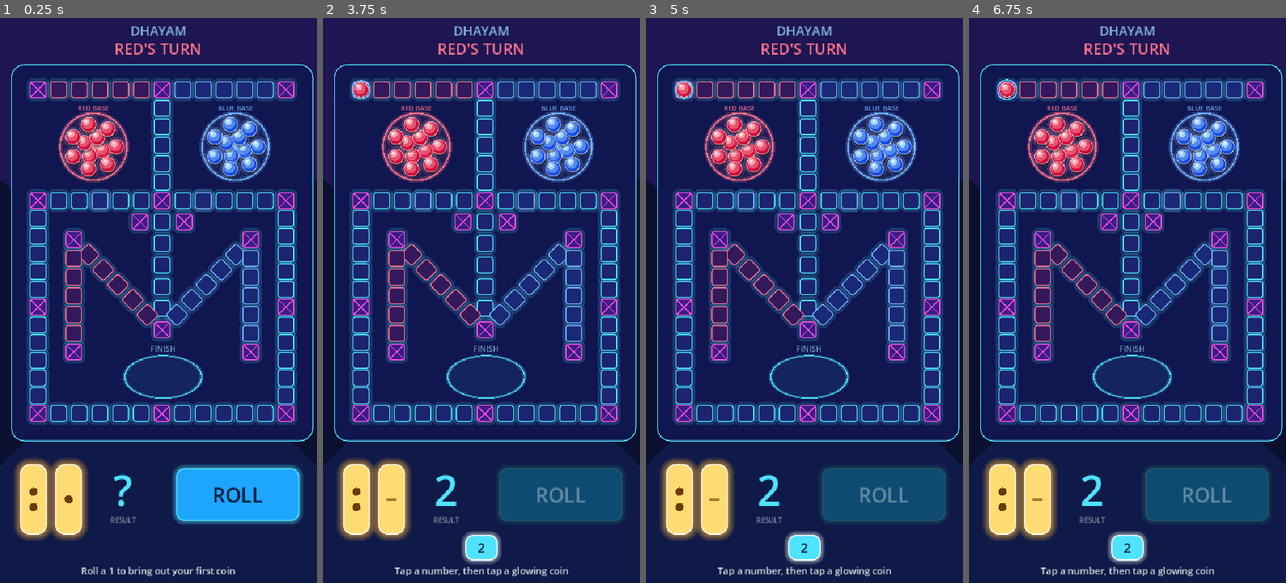
Above: before the commit, frames 1-4 (left to right).
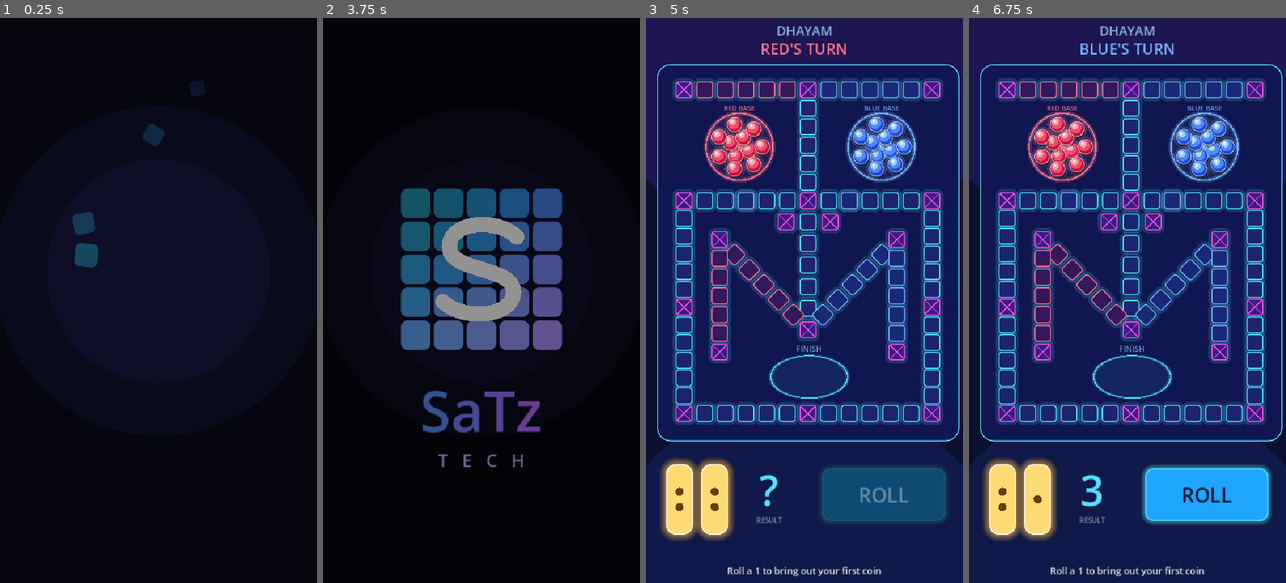
Above: after the commit, the same moments.

Repository: crazyvenom/Dhayam
Game: Godot game, scene res://intro.tscn
The game is run twice, just before and just after one commit, with the same random seed, the same clock (stepped at 60 frames per second) and the same inputs. Before the commit the project starts from res://main.tscn.
Inputs (mouse positions are in pixels of both pictures, inside the frame that each line leads up to):
- Up to frame 1 (0.25 s): no input
- Up to frame 2 (3.75 s): click (560, 492) at 0.5 s, where only the run before the commit has a clickable "ROLL"; move the mouse to (551, 272) at 1.27 s; click (551, 272) at 1.42 s; click (560, 492) at 2 s, where only the run before the commit has a clickable "ROLL"; move the mouse to (418, 328) at 2.77 s; click (418, 328) at 2.92 s; click (481, 549) at 3.5 s, where only the run before the commit has a clickable "2"
- Up to frame 3 (5 s): click (883, 492) at 4.25 s, where only the run after the commit has a clickable "ROLL"
- Up to frame 4 (6.75 s): click (1127, 549) at 5 s, where only the run before the commit has a clickable "2"; click (1127, 549) at 5.75 s, where only the run before the commit has a clickable "2"; tap A at 6.5 s; move the mouse to (1159, 176) at 6.52 s; click (1159, 176) at 6.67 s

The runs differ from the first frame. In frame 1, 99% of the frame differs, in the area x 0-100%, y 0-100%; in frame 2, 99%; in frame 3, 1.5%; in frame 4, 6.1%.

Commit message:
Add in-game sound effects, SaTz Tech Assemble intro, sound lab page

Diff:
--- /dev/null
+++ b/game/intro.tscn
@@ -0,0 +1,6 @@
+[gd_scene load_steps=2 format=3]
+
+[ext_resource type="Script" path="res://scripts/intro.gd" id="1"]
+
+[node name="Intro" type="Node2D"]
+script = ExtResource("1")
--- a/game/project.godot
+++ b/game/project.godot
@@ -4,7 +4,7 @@
 [application]
 
 config/name="Dhayam"
-run/main_scene="res://main.tscn"
+run/main_scene="res://intro.tscn"
 config/features=PackedStringArray("4.7")
 
 [display]
--- /dev/null
+++ b/game/scripts/intro.gd
@@ -0,0 +1,133 @@
+extends Node2D
+## SaTz Tech studio intro ("Assemble"): coloured tiles fly in and lock into a badge,
+## the S appears, the name slides up, then the game starts. No skip: it is only a few seconds.
+
+const TILE: float = 50.0
+const GAP: float = 6.0
+const ORIGIN: Vector2 = Vector2(133.0, 290.0)   # top-left corner of the 5 x 5 badge
+const HOLD_SECONDS: float = 3.6                 # when the fade-out to the game begins
+
+var _glyph: Line2D
+var _name: RichTextLabel
+var _tech: Label
+
+
+func _ready() -> void:
+	if OS.has_environment("DHAYAM_SKIP_INTRO"):
+		_go.call_deferred()
+		return
+	_build()
+	# Intro sound: plays if audio/intro.wav exists (the chosen sting is copied there)
+	if ResourceLoader.exists("res://audio/intro.wav"):
+		var player: AudioStreamPlayer = AudioStreamPlayer.new()
+		player.stream = load("res://audio/intro.wav")
+		player.volume_db = -3.0
+		add_child(player)
+		player.play()
+	if OS.has_environment("DHAYAM_INTRO_SHOT"):
+		var secs: float = float(OS.get_environment("DHAYAM_SECONDS")) if OS.has_environment("DHAYAM_SECONDS") else 2.0
+		await get_tree().create_timer(secs).timeout
+		get_viewport().get_texture().get_image().save_png(OS.get_environment("DHAYAM_INTRO_SHOT"))
+		get_tree().quit()
+		return
+	await get_tree().create_timer(HOLD_SECONDS).timeout
+	var tw: Tween = create_tween()
+	tw.tween_property(self, "modulate", Color(0, 0, 0, 1), 0.35)
+	await tw.finished
+	_go()
+
+
+func _draw() -> void:
+	draw_rect(Rect2(0, 0, 540, 960), Color(0.02, 0.024, 0.05))
+	draw_circle(Vector2(270, 430), 280.0, Color(0.30, 0.35, 1.0, 0.06))
+	draw_circle(Vector2(270, 430), 190.0, Color(0.45, 0.35, 1.0, 0.05))
+
+
+func _build() -> void:
+	# 25 tiles that fly in from random places and lock into a 5 x 5 badge
+	for i in 25:
+		var col: int = i % 5
+		var row: int = int(i / 5.0)
+		var tile: Panel = Panel.new()
+		tile.size = Vector2(TILE, TILE)
+		tile.pivot_offset = Vector2(TILE, TILE) / 2.0
+		var sb: StyleBoxFlat = StyleBoxFlat.new()
+		sb.bg_color = Color.from_ok_hsl((220.0 + col * 10.0 + row * 8.0) / 360.0, 0.85, 0.55 + row * 0.03)
+		sb.set_corner_radius_all(11)
+		tile.add_theme_stylebox_override("panel", sb)
+		var target: Vector2 = ORIGIN + Vector2(col, row) * (TILE + GAP)
+		tile.position = target + Vector2(randf_range(-300.0, 300.0), randf_range(-480.0, 480.0))
+		tile.rotation = deg_to_rad(randf_range(-180.0, 180.0))
+		tile.scale = Vector2(0.3, 0.3)
+		tile.modulate.a = 0.0
+		add_child(tile)
+		var d: float = 0.1 + i * 0.035
+		var tw: Tween = create_tween().set_parallel(true)
+		tw.tween_property(tile, "position", target, 0.9).set_delay(d).set_trans(Tween.TRANS_EXPO).set_ease(Tween.EASE_OUT)
+		tw.tween_property(tile, "rotation", 0.0, 0.9).set_delay(d).set_trans(Tween.TRANS_EXPO).set_ease(Tween.EASE_OUT)
+		tw.tween_property(tile, "scale", Vector2.ONE, 0.9).set_delay(d).set_trans(Tween.TRANS_EXPO).set_ease(Tween.EASE_OUT)
+		tw.tween_property(tile, "modulate:a", 1.0, 0.35).set_delay(d)
+
+	# The white S drawn over the badge
+	_glyph = Line2D.new()
+	_glyph.points = _s_points()
+	_glyph.width = 26.0
+	_glyph.default_color = Color.WHITE
+	_glyph.joint_mode = Line2D.LINE_JOINT_ROUND
+	_glyph.begin_cap_mode = Line2D.LINE_CAP_ROUND
+	_glyph.end_cap_mode = Line2D.LINE_CAP_ROUND
+	_glyph.antialiased = true
+	_glyph.modulate.a = 0.0
+	add_child(_glyph)
+	create_tween().tween_property(_glyph, "modulate:a", 1.0, 0.5).set_delay(1.7)
+
+	# Name and "TECH"
+	_name = RichTextLabel.new()
+	_name.bbcode_enabled = true
+	_name.scroll_active = false
+	_name.text = "[center][color=#5b8cff]S[/color][color=#7a80ff]a[/color][color=#9a74ff]T[/color][color=#b46bff]z[/color][/center]"
+	_name.size = Vector2(540, 120)
+	_name.position = Vector2(0, 630)
+	_name.add_theme_font_size_override("normal_font_size", 96)
+	_name.modulate.a = 0.0
+	add_child(_name)
+	var tn: Tween = create_tween().set_parallel(true)
+	tn.tween_property(_name, "modulate:a", 1.0, 0.6).set_delay(2.1)
+	tn.tween_property(_name, "position:y", 600.0, 0.6).set_delay(2.1).set_trans(Tween.TRANS_CUBIC).set_ease(Tween.EASE_OUT)
+
+	_tech = Label.new()
+	_tech.text = "T   E   C   H"
+	_tech.horizontal_alignment = HORIZONTAL_ALIGNMENT_CENTER
+	_tech.size = Vector2(540, 40)
+	_tech.position = Vector2(0, 755)
+	_tech.add_theme_font_size_override("font_size", 30)
+	_tech.add_theme_color_override("font_color", Color(0.67, 0.71, 1.0))
+	_tech.modulate.a = 0.0
+	add_child(_tech)
+	var tt: Tween = create_tween().set_parallel(true)
+	tt.tween_property(_tech, "modulate:a", 1.0, 0.6).set_delay(2.4)
+	tt.tween_property(_tech, "position:y", 730.0, 0.6).set_delay(2.4).set_trans(Tween.TRANS_CUBIC).set_ease(Tween.EASE_OUT)
+
+
+## The S shape, built from three curves, scaled to fit the badge.
+func _s_points() -> PackedVector2Array:
+	var segs: Array = [
+		[Vector2(72, 30), Vector2(60, 18), Vector2(30, 20), Vector2(30, 36)],
+		[Vector2(30, 36), Vector2(30, 52), Vector2(70, 48), Vector2(70, 64)],
+		[Vector2(70, 64), Vector2(70, 80), Vector2(38, 82), Vector2(26, 70)],
+	]
+	var pts: PackedVector2Array = PackedVector2Array()
+	var g: float = (TILE * 5.0 + GAP * 4.0) / 100.0
+	for s in segs:
+		for i in 21:
+			if pts.size() > 0 and i == 0:
+				continue
+			var t: float = i / 20.0
+			var u: float = 1.0 - t
+			var p: Vector2 = s[0] * u * u * u + s[1] * 3.0 * u * u * t + s[2] * 3.0 * u * t * t + s[3] * t * t * t
+			pts.append(ORIGIN + p * g)
+	return pts
+
+
+func _go() -> void:
+	get_tree().change_scene_to_file("res://main.tscn")
--- a/game/scripts/main.gd
+++ b/game/scripts/main.gd
@@ -19,9 +19,12 @@
 var stick2: StickView
 var selected: int = -1       # index into gs.collected
 var busy: bool = false
+var sfx: Sfx
 
 
 func _ready() -> void:
+	sfx = Sfx.new()
+	add_child(sfx)
 	board = BoardView.new()
 	board.gs = gs
 	board.position = BOARD_POS
@@ -37,6 +40,9 @@
 	_build_ui()
 	_refresh_all(false)
 	_begin_turn()
+	# Fade in from black (the intro fades out to black)
+	modulate = Color(0, 0, 0, 1)
+	create_tween().tween_property(self, "modulate", Color.WHITE, 0.5)
 	# Developer test modes (only active when these environment variables are set)
 	if OS.has_environment("DHAYAM_AUTOPLAY"):
 		Engine.time_scale = 8.0
@@ -230,8 +236,12 @@
 		if to == gs.n_sq:
 			path.append(Routes.home_slot(team, c))
 	var tw: Tween = create_tween()
+	if from == -1:
+		sfx.play("coin_out")
 	for p in path:
 		tw.tween_property(coin, "position", p, 0.09)
+		if from != -1:
+			tw.tween_callback(sfx.play.bind("step", randf_range(0.95, 1.1)))
 	await tw.finished
 	coin.z_index = 0
 
@@ -258,6 +268,7 @@
 		return
 	busy = true
 	roll_btn.disabled = true
+	sfx.play("dice_roll")
 	for i in 9:
 		stick1.set_value(randi() % 4)
 		stick2.set_value(randi() % 4)
@@ -273,22 +284,26 @@
 	var out: Dictionary = gs.on_roll(v)
 	var kind: String = out["kind"]
 	if kind == "fail_locked":
+		sfx.play("fail")
 		_set_status("Not a 1 - the turn passes")
 		await get_tree().create_timer(1.2).timeout
 		gs.next_turn()
 		_begin_turn()
 	elif kind == "unlock":
+		sfx.play_result(v)
 		_set_status("A 1! Your first coin is out - roll again")
 		await _anim_move(gs.turn, out["coin"], -1, 0)
 		_refresh_all(true)
 		busy = false
 		roll_btn.disabled = false
 	elif kind == "more":
+		sfx.play_result(v)
 		_set_status("%d - bonus roll! Roll again" % v)
 		_refresh_chips()
 		busy = false
 		roll_btn.disabled = false
 	else:
+		sfx.play_result(v)
 		_refresh_chips()
 		await _enter_spend()
 
@@ -329,6 +344,7 @@
 	if busy or gs.phase != "spend" or i >= gs.collected.size():
 		return
 	if _has_legal_for(gs.collected[i]):
+		sfx.play("tick")
 		selected = i
 		_refresh_chips()
 		_update_movable()
@@ -368,8 +384,14 @@
 	_refresh_chips()
 	await _anim_move(team, c, res["from"], res["to"])
 	var captured: Array = res["captured"]
+	var landed: int = res["to"]
 	if captured.size() > 0:
+		sfx.play("capture")
 		_set_status("Captured %d coin(s)! You get a bonus roll" % captured.size())
+	elif landed == gs.n_sq:
+		sfx.play("finish")
+	elif landed >= 0 and gs.safe.has(gs.keys[team][landed]):
+		sfx.play("safe")
 	_refresh_all(true)
 	await get_tree().create_timer(0.35).timeout
 	if gs.winner >= 0:
@@ -404,6 +426,7 @@
 
 func _show_win() -> void:
 	busy = true
+	sfx.play("win")
 	var is_red: bool = gs.winner == 0
 	var col: Color = RED_COL if is_red else BLUE_COL
 	var shade: ColorRect = ColorRect.new()
--- /dev/null
+++ b/game/scripts/sfx.gd
@@ -0,0 +1,50 @@
+class_name Sfx
+extends Node
+## Plays the game's sound effects (files are generated by tools/synth_sounds.gd).
+
+const NAMES: Array = [
+	"dice_roll", "step", "coin_out", "capture", "safe", "finish",
+	"roll_normal", "roll_1", "roll_5", "roll_6", "roll_12", "fail", "win", "tick",
+]
+## Volume of each sound in dB (all files are normalised, so this sets the mix).
+const VOLUME: Dictionary = {
+	"dice_roll": -4.0, "step": -9.0, "coin_out": -5.0, "capture": -2.0, "safe": -5.0,
+	"finish": -4.0, "roll_normal": -6.0, "roll_1": -3.0, "roll_5": -3.0, "roll_6": -3.0,
+	"roll_12": -1.0, "fail": -5.0, "win": -1.0, "tick": -10.0,
+}
+
+var muted: bool = false
+var _streams: Dictionary = {}
+var _players: Array = []
+var _next: int = 0
+
+
+func _ready() -> void:
+	for n in NAMES:
+		var path: String = "res://audio/%s.wav" % n
+		if ResourceLoader.exists(path):
+			_streams[n] = load(path)
+	for i in 10:
+		var p: AudioStreamPlayer = AudioStreamPlayer.new()
+		add_child(p)
+		_players.append(p)
+
+
+func play(sound: String, pitch: float = 1.0) -> void:
+	if muted or not _streams.has(sound):
+		return
+	var p: AudioStreamPlayer = _players[_next]
+	_next = (_next + 1) % _players.size()
+	p.stream = _streams[sound]
+	p.volume_db = VOLUME.get(sound, 0.0)
+	p.pitch_scale = pitch
+	p.play()
+
+
+## The sound for a dice result: 1, 5, 6 and 12 each have their own; everything else is a soft tok.
+func play_result(v: int) -> void:
+	match v:
+		1, 5, 6, 12:
+			play("roll_%d" % v)
+		_:
+			play("roll_normal")
--- /dev/null
+++ b/game/tools/synth_sounds.gd
@@ -0,0 +1,393 @@
+extends SceneTree
+## Generates every Dhayam sound effect as a .wav file (no outside assets, no licensing).
+## Run:  Godot --headless --path game --script res://tools/synth_sounds.gd
+## Writes in-game sounds to game/audio and audition copies to mockups/sounds.
+
+const RATE: int = 44100
+const C5 := 523.25
+const D5 := 587.33
+const E5 := 659.25
+const G5 := 783.99
+const A5 := 880.0
+const C6 := 1046.5
+const D6 := 1174.66
+const E6 := 1318.5
+const G6 := 1568.0
+const A6 := 1760.0
+const B6 := 1975.5
+const C7 := 2093.0
+const E7 := 2637.0
+const G7 := 3136.0
+
+var game_dir: String
+var mock_dir: String
+
+
+func _init() -> void:
+	game_dir = ProjectSettings.globalize_path("res://audio")
+	mock_dir = ProjectSettings.globalize_path("res://").path_join("../mockups/sounds").simplify_path()
+	DirAccess.make_dir_recursive_absolute(game_dir)
+	DirAccess.make_dir_recursive_absolute(mock_dir)
+
+	# ---- in-game sounds ----
+	game("dice_roll", s_dice_roll())
+	game("step", s_step())
+	game("coin_out", s_coin_out())
+	game("capture", s_capture())
+	game("safe", s_safe())
+	game("finish", s_finish())
+	game("roll_normal", s_roll_normal())
+	game("roll_1", s_roll_1())
+	game("roll_5", s_roll_5())
+	game("roll_6", s_roll_6())
+	game("roll_12", s_roll_12())
+	game("fail", s_fail())
+	game("win", s_win())
+	game("tick", s_tick())
+
+	# ---- intro sting options (timeline: tiles fly 0.1-2.0s, S at 1.7s, name 2.1s, TECH 2.4s) ----
+	save(intro_a(), mock_dir.path_join("intro_a.wav"))
+	save(intro_b(), mock_dir.path_join("intro_b.wav"))
+	save(intro_c(), mock_dir.path_join("intro_c.wav"))
+	save(intro_d(), mock_dir.path_join("intro_d.wav"))
+	save(intro_e(), mock_dir.path_join("intro_e.wav"))
+	print("done")
+	quit()
+
+
+# ------------------------------------------------------------------ building blocks
+
+func buf(sec: float) -> PackedFloat32Array:
+	var b: PackedFloat32Array = PackedFloat32Array()
+	b.resize(int(sec * RATE))
+	return b
+
+
+## A pitched tone. f1 >= 0 glides from f0 to f1. Envelope: quick attack, exponential decay.
+func tone(b: PackedFloat32Array, start: float, dur: float, f0: float, vol: float, wave: String = "sine",
+		f1: float = -1.0, attack: float = 0.004, decay_k: float = 6.0) -> void:
+	var s0: int = int(start * RATE)
+	var n: int = int(dur * RATE)
+	var phase: float = 0.0
+	for i in n:
+		var idx: int = s0 + i
+		if idx >= b.size():
+			break
+		var t: float = float(i) / RATE
+		var u: float = float(i) / float(n)
+		var f: float = f0 if f1 < 0.0 else lerpf(f0, f1, u)
+		phase += TAU * f / RATE
+		var w: float = 0.0
+		match wave:
+			"tri":
+				w = asin(sin(phase)) * 2.0 / PI
+			"square":
+				w = 1.0 if sin(phase) > 0.0 else -1.0
+			"saw":
+				w = fposmod(phase / TAU, 1.0) * 2.0 - 1.0
+			_:
+				w = sin(phase)
+		var env: float = minf(t / attack, 1.0) * exp(-decay_k * u)
+		b[idx] += w * env * vol
+
+
+## Noise burst. lp0..lp1 = brightness (1 = hiss, small = dark rumble), glides over the burst.
+func noise(b: PackedFloat32Array, start: float, dur: float, vol: float, lp0: float = 1.0,
+		decay_k: float = 6.0, hp: bool = false, lp1: float = -1.0, rise: bool = false) -> void:
+	var s0: int = int(start * RATE)
+	var n: int = int(dur * RATE)
+	var y: float = 0.0
+	for i in n:
+		var idx: int = s0 + i
+		if idx >= b.size():
+			break
+		var u: float = float(i) / float(n)
+		var lp: float = lp0 if lp1 < 0.0 else lerpf(lp0, lp1, u)
+		var x: float = randf() * 2.0 - 1.0
+		y += (x - y) * lp
+		var out: float = (x - y) if hp else y
+		var env: float = (u if rise else 1.0) * exp(-decay_k * u) if not rise else pow(u, 1.5)
+		if not rise:
+			env = minf(float(i) / 80.0, 1.0) * exp(-decay_k * u)
+		b[idx] += out * env * vol
+
+
+func bell(b: PackedFloat32Array, start: float, f: float, vol: float, dur: float = 0.7, k: float = 5.0) -> void:
+	tone(b, start, dur, f, vol, "sine", -1.0, 0.002, k)
+	tone(b, start, dur * 0.6, f * 2.76, vol * 0.25, "sine", -1.0, 0.002, k * 1.6)
+	tone(b, start, dur * 0.4, f * 5.4, vol * 0.10, "sine", -1.0, 0.002, k * 2.5)
+
+
+func knock(b: PackedFloat32Array, start: float, vol: float, pitch: float = 1.0) -> void:
+	tone(b, start, 0.06, 380.0 * pitch, vol, "sine", 160.0 * pitch, 0.001, 7.0)
+	noise(b, start, 0.012, vol * 0.5, 0.5, 5.0, true)
+
+
+func echo(b: PackedFloat32Array, delay: float, fb: float) -> void:
+	var d: int = int(delay * RATE)
+	for i in range(d, b.size()):
+		b[i] += b[i - d] * fb
+
+
+func save(b: PackedFloat32Array, path: String, target_peak: float = 0.85) -> void:
+	var peak: float = 0.0001
+	var sum_sq: float = 0.0
+	for v in b:
+		peak = maxf(peak, absf(v))
+		sum_sq += v * v
+	var g: float = target_peak / peak
+	var n: int = b.size()
+	var fade: int = int(0.004 * RATE)
+	var bytes: PackedByteArray = PackedByteArray()
+	bytes.resize(n * 2)
+	for i in n:
+		var v: float = b[i] * g
+		if i > n - fade:
+			v *= float(n - i) / float(fade)
+		bytes.encode_s16(i * 2, clampi(int(v * 32767.0), -32768, 32767))
+	var wav: AudioStreamWAV = AudioStreamWAV.new()
+	wav.format = AudioStreamWAV.FORMAT_16_BITS
+	wav.mix_rate = RATE
+	wav.stereo = false
+	wav.data = bytes
+	wav.save_to_wav(path)
+	print("%s  %.2fs  rms %.3f" % [path.get_file(), float(n) / RATE, sqrt(sum_sq / n) * g])
+
+
+func game(sound_name: String, b: PackedFloat32Array) -> void:
+	save(b, game_dir.path_join(sound_name + ".wav"))
+	save(b, mock_dir.path_join("game_" + sound_name + ".wav"))
+
+
+# ------------------------------------------------------------------ in-game sounds
+
+## Two wooden sticks rattling in the hand, then settling.
+func s_dice_roll() -> PackedFloat32Array:
+	seed(11)
+	var b: PackedFloat32Array = buf(1.0)
+	noise(b, 0.0, 0.7, 0.10, 0.22, 2.5)
+	for k in 18:
+		var x: float = float(k) / 18.0
+		var t: float = 0.02 + 0.8 * pow(x, 1.7) + randf() * 0.012
+		knock(b, t, 0.9 - 0.45 * x, randf_range(0.8, 1.35))
+	return b
+
+
+## One footstep of a coin on a square: a short wooden tok.
+func s_step() -> PackedFloat32Array:
+	seed(12)
+	var b: PackedFloat32Array = buf(0.09)
+	tone(b, 0.0, 0.07, 620.0, 1.0, "sine", 340.0, 0.001, 8.0)
+	noise(b, 0.0, 0.008, 0.35, 0.6, 5.0, true)
+	return b
+
+
+## A coin popping out of the base.
+func s_coin_out() -> PackedFloat32Array:
+	var b: PackedFloat32Array = buf(0.3)
+	tone(b, 0.0, 0.14, 300.0, 0.9, "sine", 950.0, 0.003, 4.0)
+	bell(b, 0.1, C7, 0.35, 0.18, 7.0)
+	return b
+
+
+## A capture: whoosh, thud and a falling tone.
+func s_capture() -> PackedFloat32Array:
+	seed(13)
+	var b: PackedFloat32Array = buf(0.8)
+	noise(b, 0.0, 0.55, 0.65, 0.9, 3.5, false, 0.05)
+	tone(b, 0.0, 0.45, 150.0, 1.0, "sine", 48.0, 0.002, 4.5)
+	tone(b, 0.0, 0.45, 640.0, 0.35, "saw", 110.0, 0.002, 5.0)
+	noise(b, 0.0, 0.025, 0.7, 1.0, 5.0, true)
+	return b
+
+
+## Landing on a safe X square: a two-note sparkle.
+func s_safe() -> PackedFloat32Array:
+	var b: PackedFloat32Array = buf(0.7)
+	bell(b, 0.0, E6, 0.7, 0.6, 5.0)
+	bell(b, 0.09, B6, 0.55, 0.55, 5.0)
+	bell(b, 0.18, E7, 0.35, 0.5, 6.0)
+	return b
+
+
+## A coin reaching the finish oval: a rising arpeggio.
+func s_finish() -> PackedFloat32Array:
+	var b: PackedFloat32Array = buf(0.9)
+	var notes: Array = [C5, E5, G5, C6]
+	for i in notes.size():
+		tone(b, i * 0.085, 0.3, notes[i], 0.6, "tri", -1.0, 0.003, 4.5)
+	bell(b, 0.34, C7, 0.6, 0.55, 4.5)
+	bell(b, 0.34, G6, 0.35, 0.55, 4.5)
+	return b
+
+
+## 2, 3 or 4: a soft low tok, no bonus.
+func s_roll_normal() -> PackedFloat32Array:
+	var b: PackedFloat32Array = buf(0.18)
+	tone(b, 0.0, 0.15, 270.0, 0.8, "sine", 190.0, 0.002, 6.0)
+	return b
+
+
+## 1: a single bright ding.
+func s_roll_1() -> PackedFloat32Array:
+	var b: PackedFloat32Array = buf(0.7)
+	tone(b, 0.0, 0.06, 800.0, 0.35, "sine", 1568.0, 0.002, 3.0)
+	bell(b, 0.04, G6, 0.9, 0.6, 5.0)
+	return b
+
+
+## 5: two rising notes, "ba-ding".
+func s_roll_5() -> PackedFloat32Array:
+	var b: PackedFloat32Array = buf(0.85)
+	bell(b, 0.0, C6, 0.75, 0.4, 6.5)
+	bell(b, 0.13, G6, 0.9, 0.65, 5.0)
+	return b
+
+
+## 6: three rising notes, an arpeggio.
+func s_roll_6() -> PackedFloat32Array:
+	var b: PackedFloat32Array = buf(1.0)
+	bell(b, 0.0, C6, 0.7, 0.4, 6.5)
+	bell(b, 0.1, E6, 0.8, 0.4, 6.0)
+	bell(b, 0.2, G6, 0.9, 0.7, 4.5)
+	return b
+
+
+## 12: a big fanfare with shimmer: the jackpot.
+func s_roll_12() -> PackedFloat32Array:
+	seed(14)
+	var b: PackedFloat32Array = buf(1.6)
+	var notes: Array = [C5, E5, G5, C6, E6, G6]
+	for i in notes.size():
+		tone(b, i * 0.07, 0.35, notes[i], 0.55, "square", -1.0, 0.003, 5.5)
+		bell(b, i * 0.07, notes[i] * 2.0, 0.35, 0.5, 5.0)
+	var t0: float = 0.45
+	bell(b, t0, C6, 0.9, 1.1, 3.0)
+	bell(b, t0, E6, 0.8, 1.1, 3.0)
+	bell(b, t0, G6, 0.8, 1.1, 3.0)
+	bell(b, t0, C7, 0.9, 1.1, 3.0)
+	noise(b, t0, 0.9, 0.18, 0.9, 3.0, true)
+	tone(b, t0, 0.8, 130.0, 0.5, "sine", -1.0, 0.004, 3.0)
+	return b
+
+
+## Nothing happened (turn passes).
+func s_fail() -> PackedFloat32Array:
+	var b: PackedFloat32Array = buf(0.45)
+	tone(b, 0.0, 0.18, 330.0, 0.9, "tri", 290.0, 0.003, 4.0)
+	tone(b, 0.17, 0.28, 262.0, 0.9, "tri", 196.0, 0.003, 4.0)
+	return b
+
+
+## Victory jingle.
+func s_win() -> PackedFloat32Array:
+	seed(15)
+	var b: PackedFloat32Array = buf(2.4)
+	var notes: Array = [C5, E5, G5, C6]
+	for i in notes.size():
+		tone(b, i * 0.13, 0.4, notes[i], 0.6, "tri", -1.0, 0.004, 4.0)
+		bell(b, i * 0.13, notes[i] * 2.0, 0.4, 0.5, 5.0)
+	var t0: float = 0.6
+	for f in [C6, E6, G6, C7, E7]:
+		bell(b, t0, f, 0.7, 1.6, 2.2)
+	bell(b, t0 + 0.35, G7, 0.5, 1.2, 2.5)
+	noise(b, t0, 1.2, 0.12, 0.9, 2.5, true)
+	tone(b, t0, 1.4, 131.0, 0.5, "sine", -1.0, 0.005, 2.5)
+	return b
+
+
+## Small UI tick.
+func s_tick() -> PackedFloat32Array:
+	var b: PackedFloat32Array = buf(0.06)
+	tone(b, 0.0, 0.04, 1300.0, 0.8, "sine", -1.0, 0.001, 7.0)
+	return b
+
+
+# ------------------------------------------------------------------ intro sting options (3.6 s)
+
+func landing(i: int) -> float:
+	return 0.1 + i * 0.035 + 0.5   # when tile i locks into place
+
+
+## A. Whoosh & Lock: tiles whoosh in and click into place, deep boom and shimmer on the logo.
+func intro_a() -> PackedFloat32Array:
+	seed(21)
+	var b: PackedFloat32Array = buf(3.6)
+	noise(b, 0.05, 1.6, 0.55, 0.03, 1.0, false, 0.5, true)
+	for i in 25:
+		tone(b, landing(i), 0.035, 1100.0 + (i % 5) * 90.0, 0.22, "tri", -1.0, 0.001, 8.0)
+	tone(b, 1.72, 1.4, 75.0, 1.0, "sine", 38.0, 0.004, 2.8)
+	noise(b, 1.72, 0.12, 0.5, 0.4, 5.0)
+	bell(b, 1.75, E6, 0.55, 1.6, 2.4)
+	bell(b, 1.80, B6, 0.45, 1.5, 2.4)
+	bell(b, 1.85, E7, 0.3, 1.4, 2.6)
+	tone(b, 2.1, 0.9, 300.0, 0.25, "sine", 700.0, 0.2, 2.0)
+	bell(b, 2.45, C7, 0.35, 1.0, 3.5)
+	return b
+
+
+## B. Arcade Chime: a climbing 8-bit arpeggio as the tiles land, then a power chord and level-up blip.
+func intro_b() -> PackedFloat32Array:
+	var b: PackedFloat32Array = buf(3.6)
+	var scale: Array = [C5, D5, E5, G5, A5, C6, D6, E6, G6, A6, C7]
+	for i in 25:
+		var f: float = scale[mini(int(i * scale.size() / 25.0), scale.size() - 1)]
+		tone(b, 0.1 + i * 0.035, 0.09, f, 0.32, "square", -1.0, 0.001, 5.0)
+	for f in [262.0, 392.0, 523.25, 784.0]:
+		tone(b, 1.75, 0.9, f, 0.28, "square", -1.0, 0.002, 3.2)
+	tone(b, 1.75, 0.5, 65.0, 0.6, "sine", -1.0, 0.002, 4.0)
+	tone(b, 2.15, 0.12, E6, 0.35, "square", -1.0, 0.002, 3.0)
+	tone(b, 2.27, 0.45, A6, 0.35, "square", -1.0, 0.002, 4.0)
+	bell(b, 2.45, C7, 0.3, 0.9, 3.5)
+	return b
+
+
+## C. Cinematic Boom: a rising drone and riser, a huge impact on the logo, long echoing tail.
+func intro_c() -> PackedFloat32Array:
+	seed(23)
+	var b: PackedFloat32Array = buf(3.6)
+	noise(b, 0.0, 1.75, 0.5, 0.02, 1.0, false, 0.55, true)
+	for i in 40:
+		var u: float = i / 40.0
+		tone(b, u * 1.7, 0.1, 55.0 + 60.0 * u, 0.05 + 0.22 * u, "saw", -1.0, 0.01, 1.5)
+	tone(b, 1.75, 1.6, 52.0, 1.2, "sine", 30.0, 0.003, 2.2)
+	noise(b, 1.75, 0.35, 0.8, 0.5, 4.0)
+	noise(b, 1.75, 1.3, 0.15, 1.0, 3.5, true)
+	bell(b, 1.8, G6, 0.4, 1.7, 1.8)
+	bell(b, 1.8, C7, 0.35, 1.7, 1.8)
+	echo(b, 0.21, 0.38)
+	return b
+
+
+## D. Dice Rattle Reveal: wooden clacks build as the tiles fly, a coin ding on the logo, sticks clap on the name.
+func intro_d() -> PackedFloat32Array:
+	seed(24)
+	var b: PackedFloat32Array = buf(3.6)
+	noise(b, 0.1, 1.7, 0.10, 0.2, 1.2)
+	for k in 46:
+		var x: float = float(k) / 46.0
+		knock(b, 0.1 + 1.7 * pow(x, 0.85) + randf() * 0.01, 0.35 + 0.65 * x, randf_range(0.8, 1.4))
+	bell(b, 1.75, G6, 0.9, 1.2, 3.2)
+	bell(b, 1.75, C7, 0.5, 1.2, 3.5)
+	tone(b, 1.75, 0.3, 250.0, 0.5, "sine", 120.0, 0.002, 5.0)
+	knock(b, 2.1, 1.0, 1.0)
+	knock(b, 2.14, 1.0, 1.25)
+	bell(b, 2.45, E6, 0.4, 1.2, 3.0)
+	bell(b, 2.52, A6, 0.3, 1.2, 3.0)
+	return b
+
+
+## E. Soft Magic Bells: a gentle harp-like run as the tiles land, a warm bell chord, sparkles.
+func intro_e() -> PackedFloat32Array:
+	seed(25)
+	var b: PackedFloat32Array = buf(3.6)
+	var run: Array = [C5, D5, E5, G5, A5, C6, D6, E6, G6, A6, C7, D6 * 2.0]
+	for i in run.size():
+		bell(b, 0.1 + i * 0.14, run[i], 0.35, 0.9, 4.0)
+	for f in [C6, E6, G6, B6]:
+		bell(b, 1.8, f, 0.55, 1.8, 2.0)
+	tone(b, 1.75, 1.7, 131.0, 0.35, "sine", -1.0, 0.25, 1.8)
+	tone(b, 1.75, 1.7, 196.0, 0.2, "sine", -1.0, 0.25, 1.8)
+	for i in 8:
+		bell(b, 2.2 + i * 0.12, [E7, G7, C7, G6][i % 4] * 1.0, 0.18, 0.6, 5.0)
+	return b
Not shown, added: game/scripts/intro.gd.uid
Not shown, added: game/scripts/sfx.gd.uid
Not shown, added: game/tools/synth_sounds.gd.uid
Not shown, added: game/audio/capture.wav
Not shown, added: game/audio/coin_out.wav
Not shown, added: game/audio/dice_roll.wav
Not shown, added: game/audio/fail.wav
Not shown, added: game/audio/finish.wav
Not shown, added: game/audio/roll_1.wav
Not shown, added: game/audio/roll_12.wav
Not shown, added: game/audio/roll_5.wav
Not shown, added: game/audio/roll_6.wav
(and 24 more such lines)
